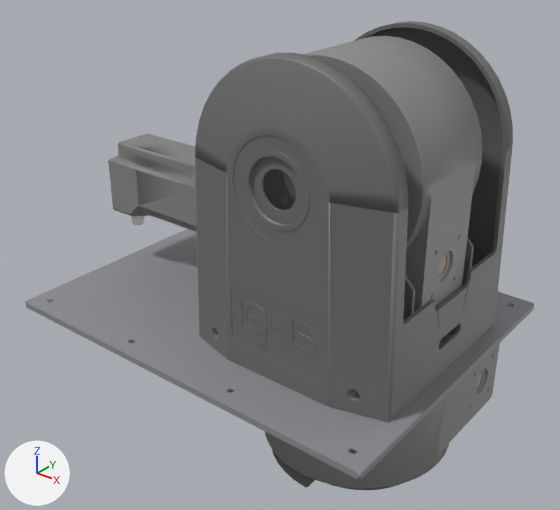
Two versions of the COLLADA model robot_model/mp_400/meshes/Joint1.dae, one commit apart.
The view is the same before and after, from a 50 mm camera at (269.0, -436.0, 319.0) aimed at (-75.0, -6.0, 52.0). Every picture has the same lights, and +X, +Y and +Z are marked at lower left. Where no turn or scale is listed for an object, it has been applied to the vertices.

In view in the first picture: 'RL-DP5 Achse 1 Simplified.003', 'RL-DP5 Achse 2 Simplified.003'.
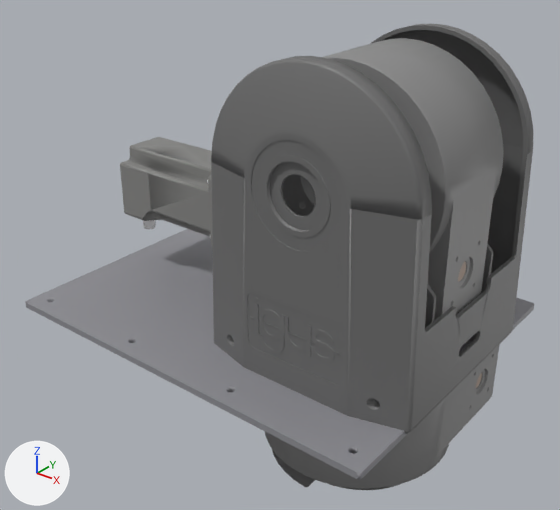
The change, as a list of edits to the scene's bpy script:
```text
Change ob_rl_dp5_achse_2_simplified_003:
    ob_rl_dp5_achse_2_simplified_003.location: (-25.0, 0.0, 132.0) -> (-10.0, 0.0, 132.0)
```

Changed parts and their boxes (x1, y1, x2, y2) in the pictures (560 x 510 px):
'RL-DP5 Achse 2 Simplified.003', moved: before (108, 21, 513, 422); after (120, 23, 533, 434)
